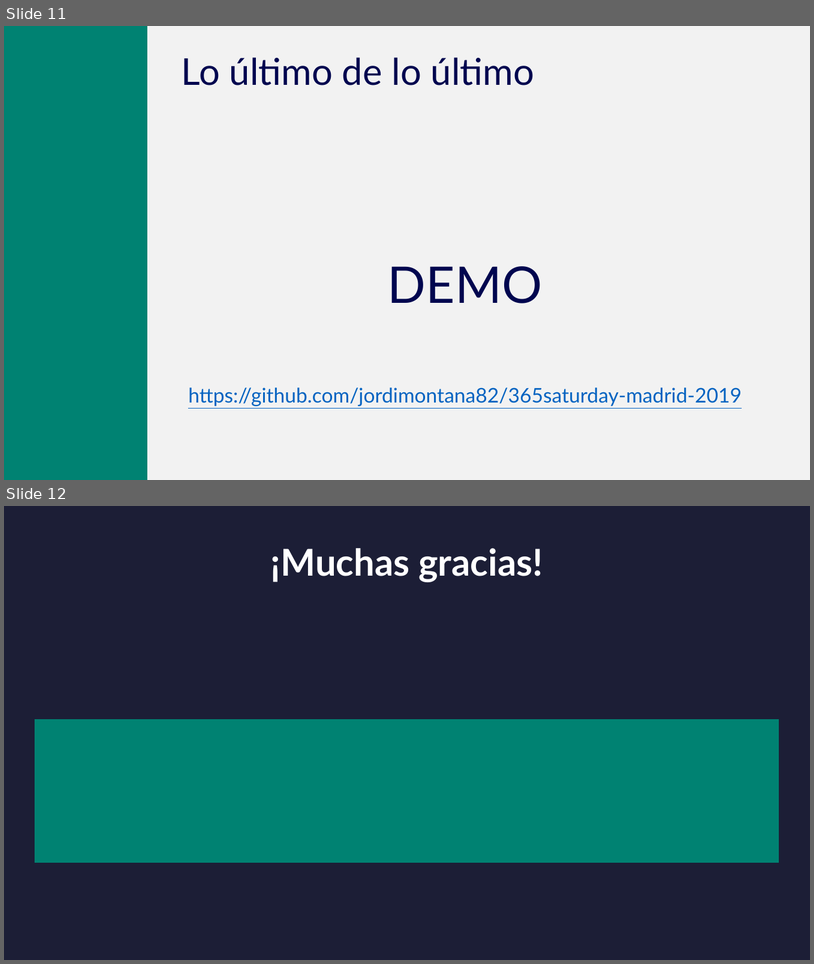
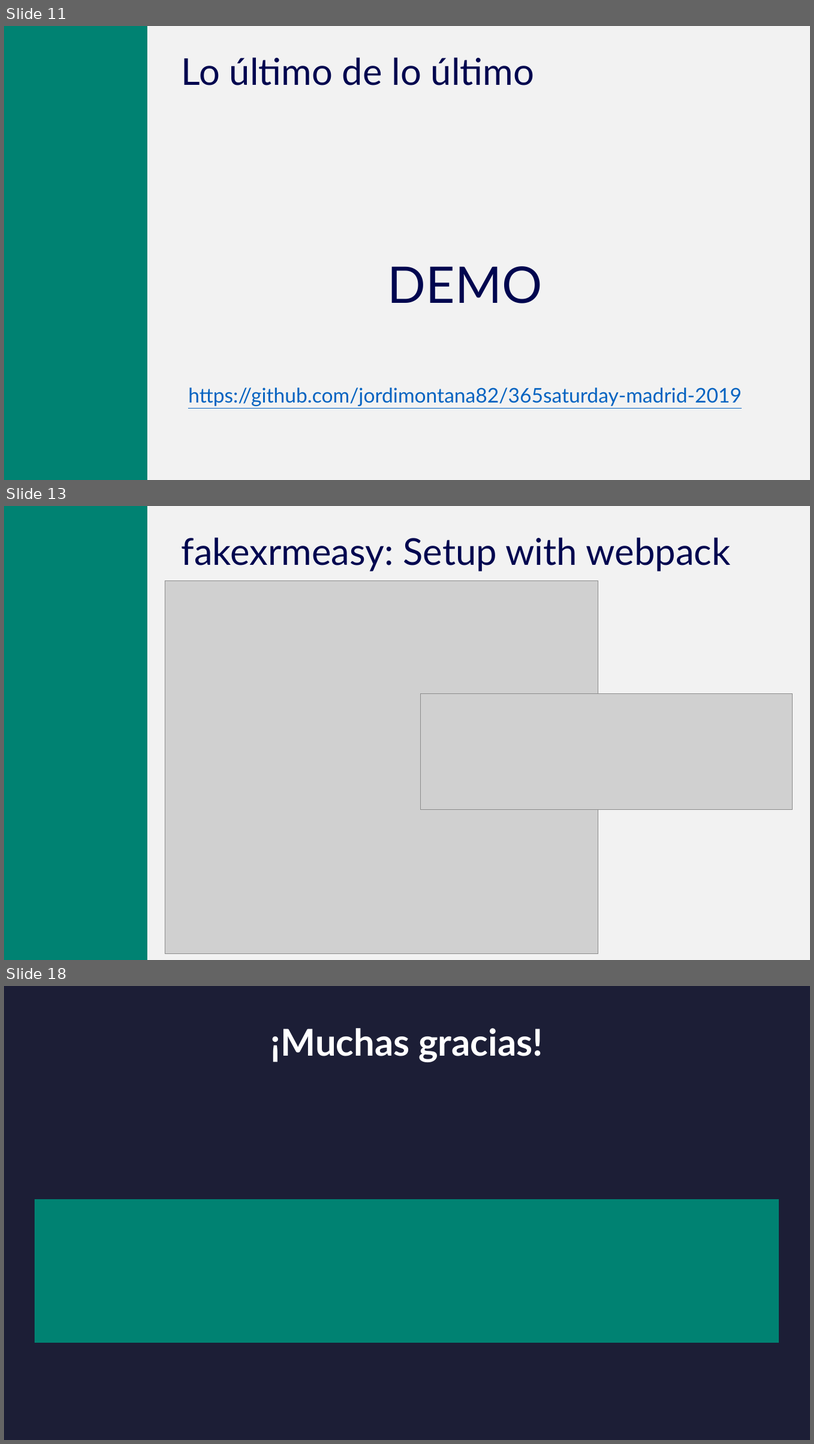
Before and after one commit to jordimontana82/365saturday-madrid-2019, a slide deck: TDD para Dynamics CE - CDS.pptx. Shown one above the other, each under a label of ours: slides 11 and 12 before the commit, slides 11, 13 and 18 after it; the slides between them are not shown. The pictures are 814x964 and 814x1444 pixels, drawn with LibreOffice and Linux fonts; fonts in the diff are those of the drawing; grey boxes stand for pictures; background and template pictures are left out; a plain dark background stands for a picture behind light text. Boxes give left, top, right and bottom in pixels: in the first picture for what was removed or moved away, otherwise in the second. Text is boxed around its words. In the diff, an @@ line names an element or a change of style, - is before the commit and + after.

Commit message:
Added demo screenshots for fakexrmeasy

```diff
--- a/TDD para Dynamics CE - CDS.pptx
+++ b/TDD para Dynamics CE - CDS.pptx
@@ slide 13 added at (4,506,810,960), background #F2F2F2; not listed: 1 template element that a slide beside it also shows @@
@@ title added at (182,537,731,571), 44 pt, text #00064F @@
+fakexrmeasy: Setup with webpack
@@ picture added at (165,581,598,954) @@
@@ picture added at (421,694,794,809) @@
@@ what was slide 12 is now slide 18 @@
```
Also in this commit, not shown: 5 other slides added.
